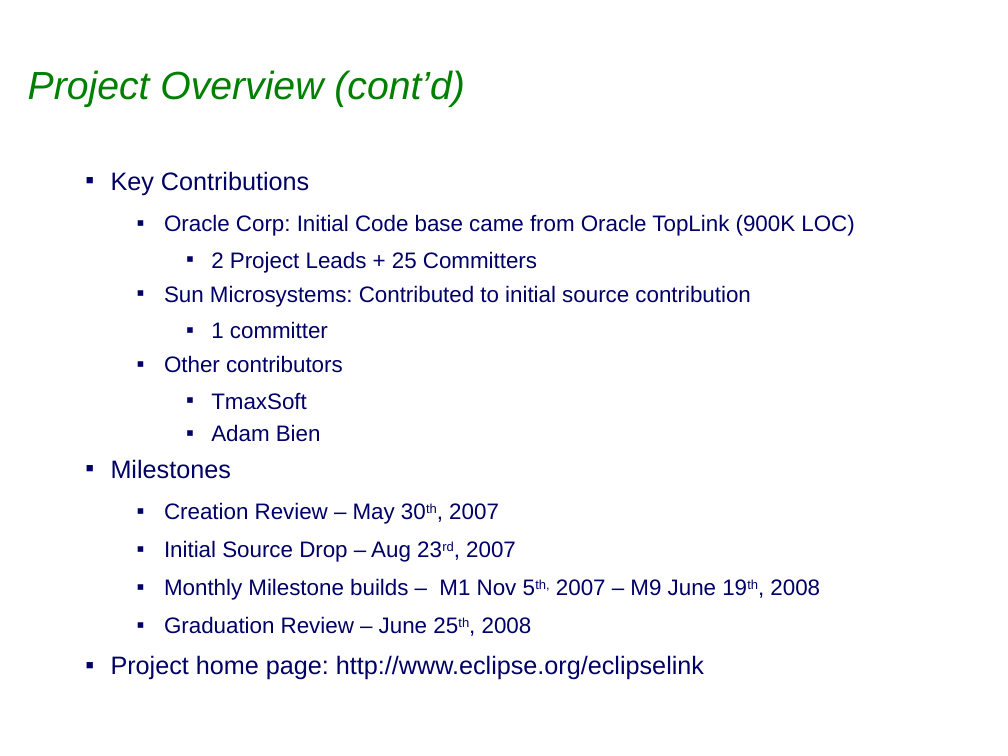
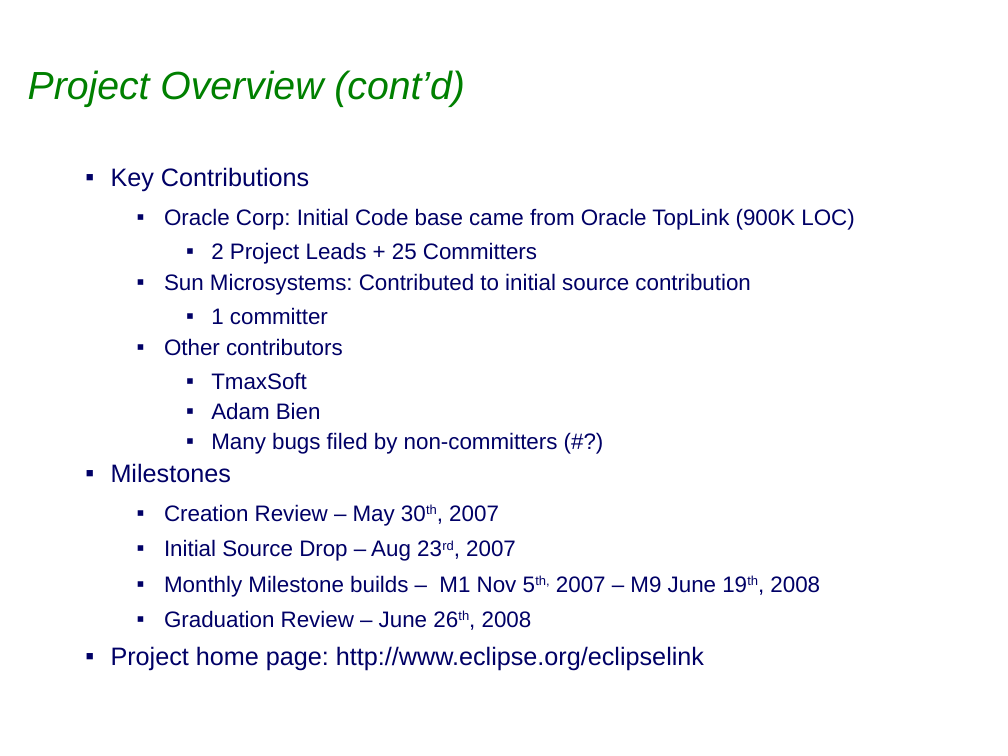
Before and after one commit to eclipse-ee4j/eclipselink, a slide deck: slide 3 of project-admin/Graduation_Release_Review.ppt. Drawn at 1008x756 pixels with LibreOffice and Linux fonts; fonts in the diff are those of the drawing; background and template pictures are left out. Boxes give left, top, right and bottom in pixels: in the first picture for what was removed or moved away, otherwise in the second. Text is boxed around its words. In the diff, an @@ line names an element or a change of style, - is before the commit and + after.

Commit message:
Updated draft of graduation/release review slides

```diff
--- a/project-admin/Graduation_Release_Review.ppt
+++ b/project-admin/Graduation_Release_Review.ppt
@@ text at (111, 167, 854, 671): line spacing 1 to 0.9 @@
@@ text at (211, 432, 558, 454): paragraph added @@
+    ▪ Many bugs filed by non-committers (#?)
@@ text at (164, 610, 532, 628): text changed @@
-  ▪ Graduation Review – June 25th, 2008
+  ▪ Graduation Review – June 26th, 2008
```
Also in this commit, not shown: 5 other slides changed.
